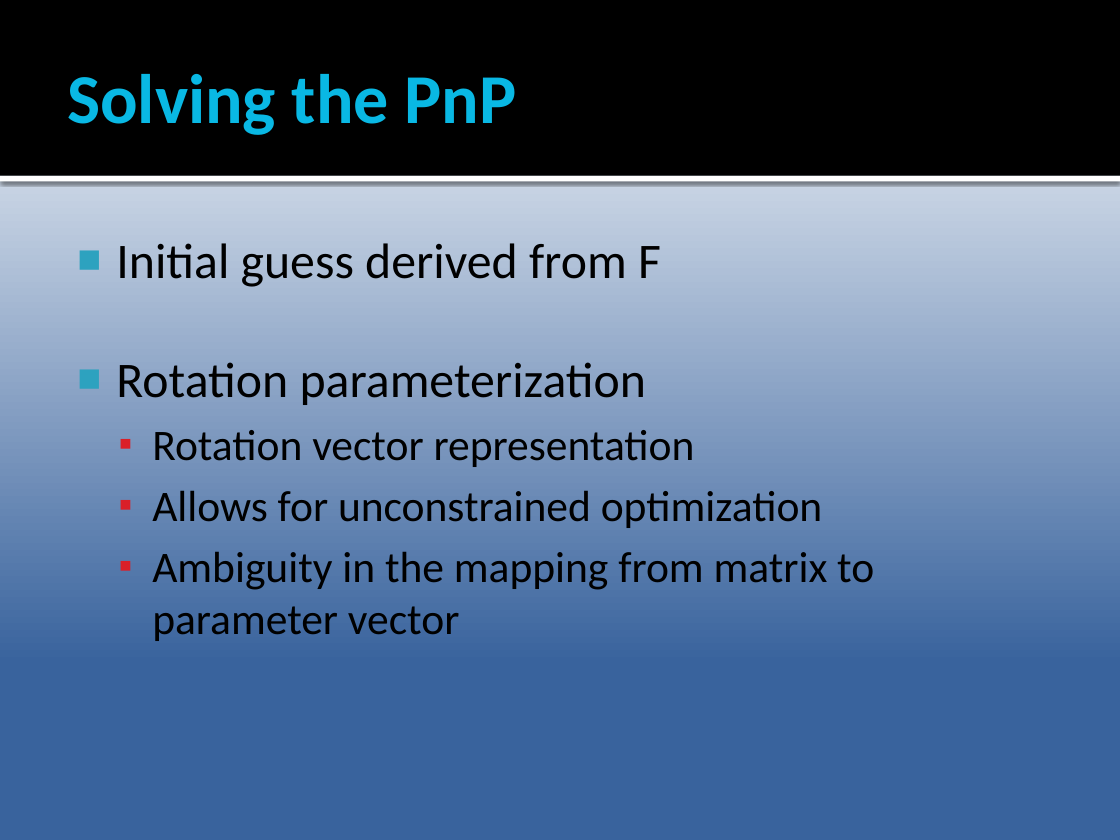
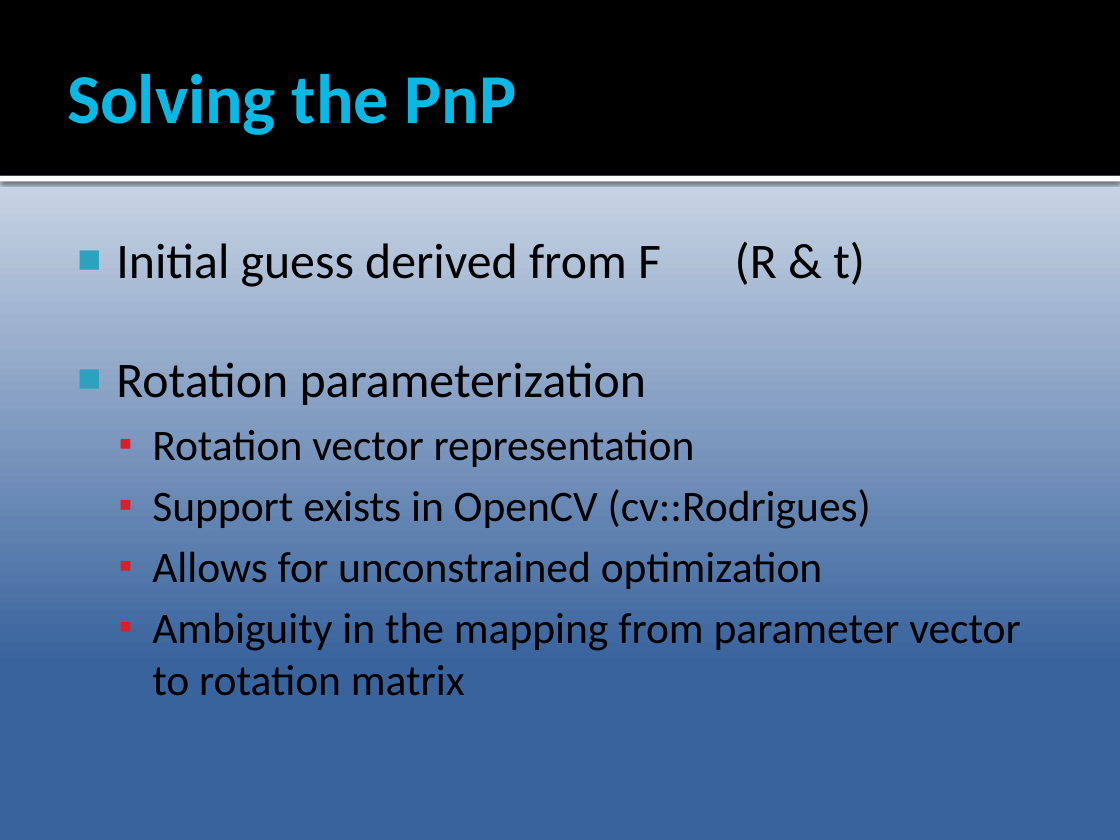
Before and after one commit to Epipolarna/Tracking, a slide deck: slide 11 of 3D Reconstruction/Documentation/TSBB15prez.pptx. Drawn at 1120x840 pixels with LibreOffice and Linux fonts; fonts in the diff are those of the drawing. Boxes give left, top, right and bottom in pixels: in the first picture for what was removed or moved away, otherwise in the second. Text is boxed around its words. In the diff, an @@ line names an element or a change of style, - is before the commit and + after.

```diff
--- a/3D Reconstruction/Documentation/TSBB15prez.pptx
+++ b/3D Reconstruction/Documentation/TSBB15prez.pptx
@@ text at [116, 242, 865, 287]: text changed @@
-■ Initial guess derived from F
+■ Initial guess derived from F (R & t)
@@ text at [152, 489, 871, 529]: paragraph added @@
+  ▪ Support exists in OpenCV (cv::Rodrigues)
@@ text at [152, 613, 1020, 696]: text changed @@
-  ▪ Ambiguity in the mapping from matrix to parameter vector
+  ▪ Ambiguity in the mapping from parameter vector to rotation matrix
```
Also in this commit, not shown: 2 other slides changed.
